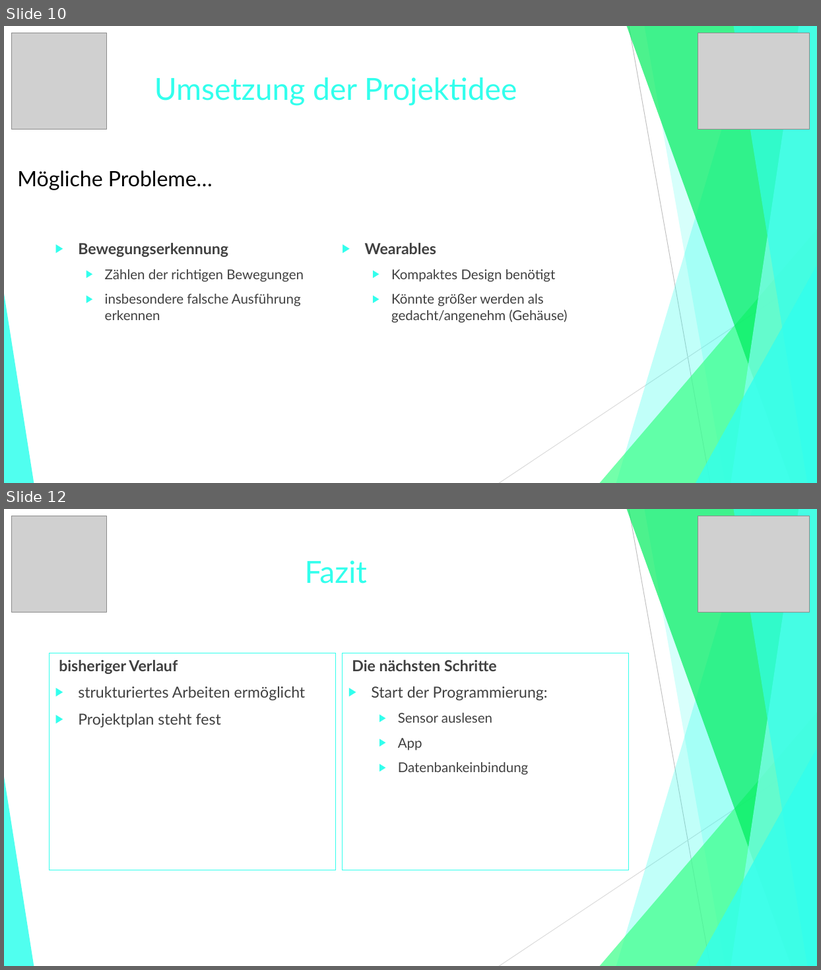
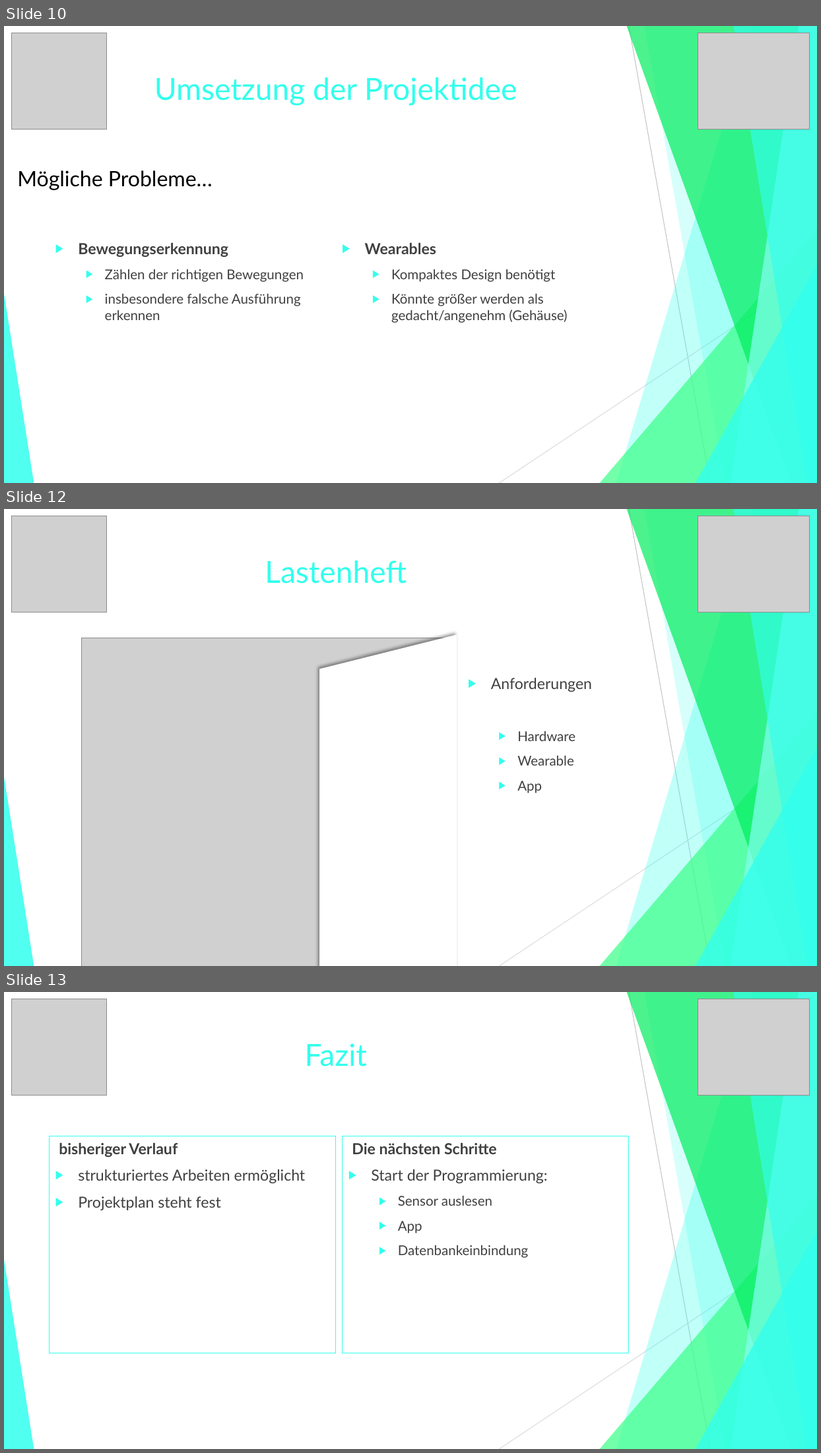
Before and after one commit to jGrochla/PocketCoach, a slide deck: PocketCoachExcel-PDF/PowerPoints/PocketCoach.pptx. Shown one above the other, each under a label of ours: slides 10 and 12 before the commit, slides 10, 12 and 13 after it; the slides between them are not shown. The pictures are 821x970 and 821x1453 pixels, drawn with LibreOffice and Linux fonts; fonts in the diff are those of the drawing; grey boxes stand for pictures. Boxes give left, top, right and bottom in pixels: in the first picture for what was removed or moved away, otherwise in the second. Text is boxed around its words. In the diff, an @@ line names an element or a change of style, - is before the commit and + after.

Commit message:
Stichpunkte folie zu Lastenheft in PP

```diff
--- a/PocketCoachExcel-PDF/PowerPoints/PocketCoach.pptx
+++ b/PocketCoachExcel-PDF/PowerPoints/PocketCoach.pptx
@@ slide 12 added at box(4, 509, 817, 966), background #FFFFFF; not listed: 10 template elements that a slide beside it also shows @@
@@ picture added at box(11, 516, 106, 611) @@
@@ picture added at box(698, 516, 811, 611) @@
@@ title added at box(265, 560, 407, 584), 36 pt, text #32FFED @@
+Lastenheft
@@ picture added at box(81, 638, 454, 966) @@
@@ trapezoid added at box(319, 635, 457, 966), fill #FFFFFF @@
@@ text added at box(491, 678, 592, 793), 16 pt, text #404040 @@
+▶ Anforderungen
+  ▶ Hardware
+  ▶ Wearable
+  ▶ App
@@ what was slide 12 is now slide 13 @@
```
Also in this commit, not shown: 2 slides changed, 1 other file.
